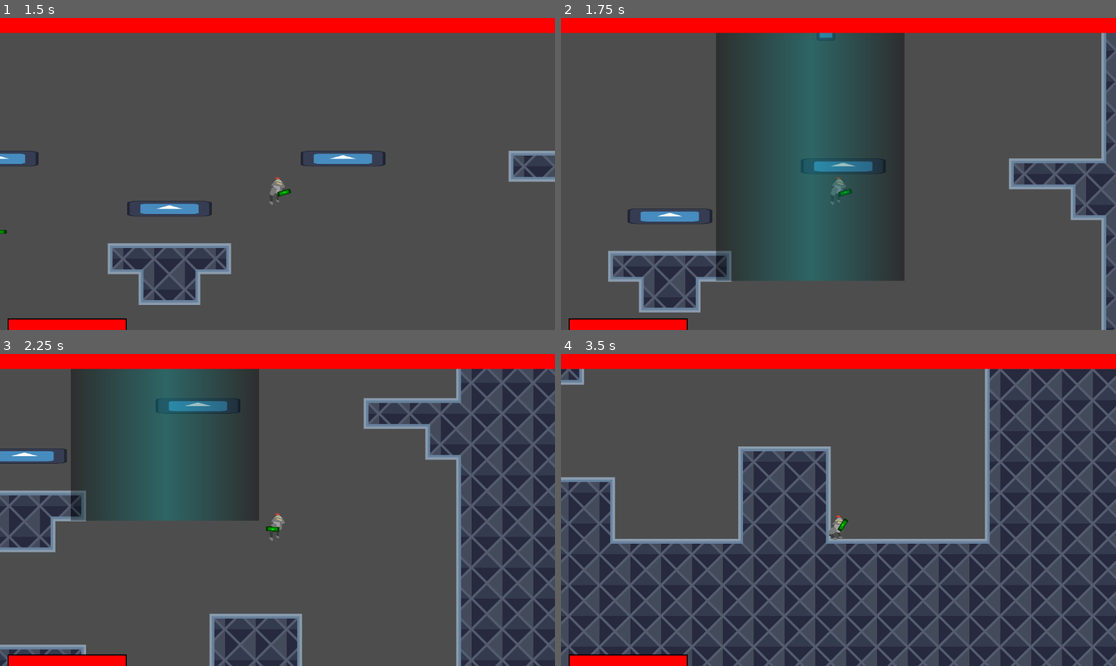
Above: before the commit, frames 1-4 (two rows, left to right).
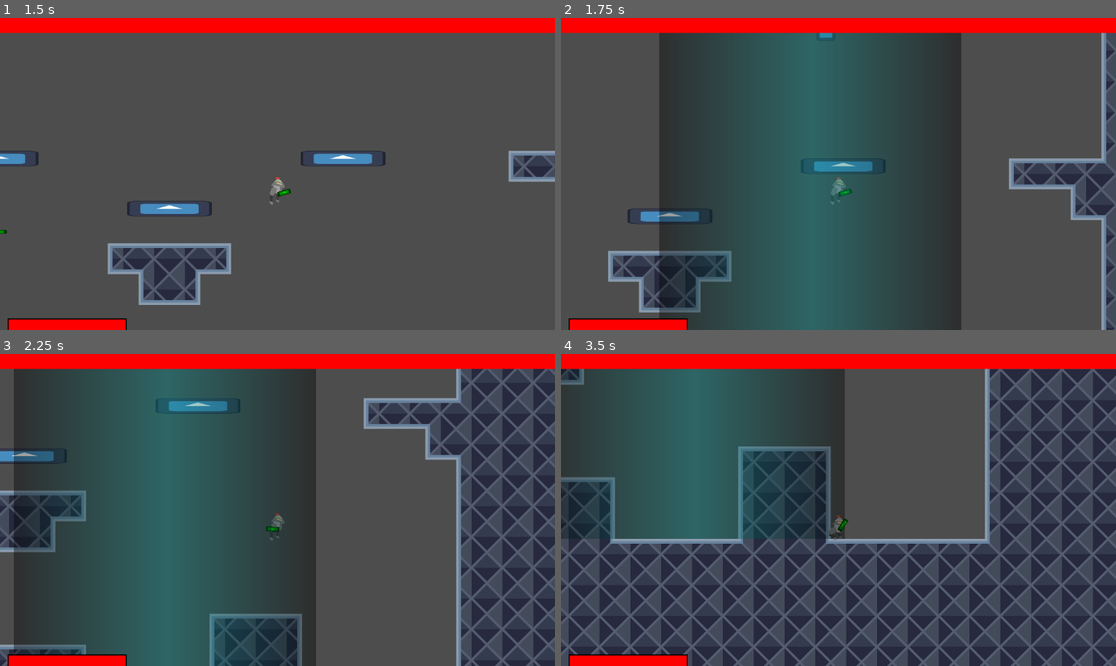
Above: after the commit, the same moments.

Repository: Cyberiada2025-2026/battle-of-pobliz
Game: Godot game, scene res://scenes/empty_scene.tscn
Same seed, same stepped clock (60 frames per second), same inputs: the game is played once before the commit and once after it. The engine's default icon, where the game draws it, is replaced by a stand-in: a white triangle on a blue panel in a dark square.
Inputs (mouse positions are in pixels of both pictures, inside the frame that each line leads up to):
- Up to frame 1 (1.5 s): click (277, 158) at 0.5 s; move the mouse to (399, 158) at 1.27 s; hold D (move_right) from 1.28 s (still down); tap Shift (dash) at 1.35 s
- Up to frame 2 (1.75 s): keep holding D (move_right); tap W (jump) at 1.52 s
- Up to frame 3 (2.25 s): keep holding D (move_right); move the mouse to (166, 525) at 2.02 s; right-click (166, 525) at 2.1 s
- Up to frame 4 (3.5 s): tap W (jump) at 2.27 s; move the mouse to (894, 441) at 2.77 s; release D (move_right) at 2.78 s; hold A (move_left) from 2.78 s (still down); click (894, 441) at 2.85 s

Frame 1 is identical in both runs. In frame 2, 24% of the frame differs, in the area x 17-73%, y 4-100%; in frame 3, 32%, in the area x 2-57%, y 4-100%; in frame 4, 24%.

Commit message:
fix lasers

Diff:
--- a/scenes/debug/battle_arena_graybox.tscn
+++ b/scenes/debug/battle_arena_graybox.tscn
@@ -167,12 +167,13 @@
 [node name="ArenaAreaMarkers" type="Node" parent="." unique_id=1062189458 groups=["arena_area_markers"]]
 
 [node name="TopLeft" type="Node2D" parent="ArenaAreaMarkers" unique_id=1949251636]
-position = Vector2(17, 0)
+position = Vector2(-320, -80)
 
 [node name="DownRight" type="Node2D" parent="ArenaAreaMarkers" unique_id=731100975]
-position = Vector2(1135, 638)
+position = Vector2(1472, 1024)
 
 [node name="StaticTilesBase" type="TileMapLayer" parent="." unique_id=577662104]
+visible = false
 z_index = -1
 tile_map_data = PackedByteArray("AAD6/wAAAQACAAEAAAD6/wEAAQACAAEAAAD6/wIAAQACAAEAAAD6/wMAAQACAAEAAAD6/wQAAQACAAEAAAD6/w …(22704 unchanged characters)…
 tile_set = SubResource("TileSet_70jce")
Not shown, added: characters/bodies/spritesheets/flying_body/Fly-fly.png.import
Not shown, added: characters/bodies/spritesheets/flying_body/Fly-idle.png.import
